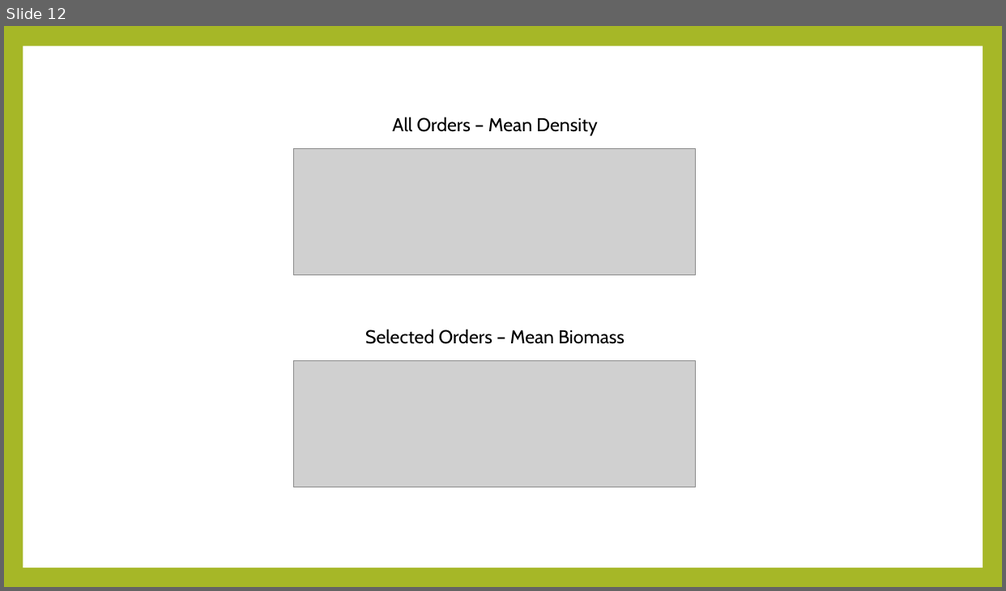
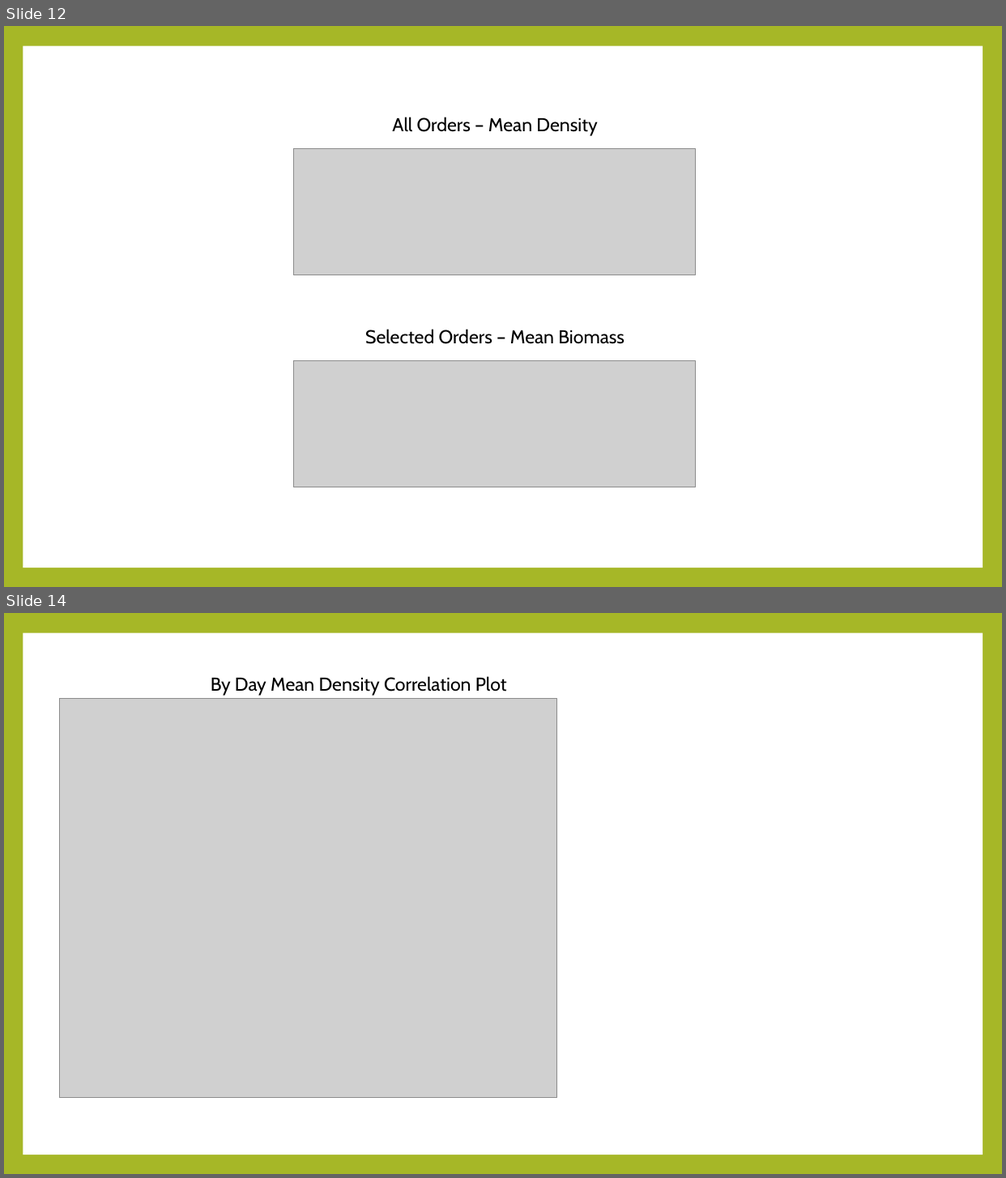
Before and after one commit to hurlbertlab/caterpillars-count-analysis, a slide deck: Caterpillars-Count.pptx. Shown one above the other, each under a label of ours: slide 12 before the commit, slides 12 and 14 after it; the slides between them are not shown. The pictures are 1006x591 and 1006x1178 pixels, drawn with LibreOffice and Linux fonts; fonts in the diff are those of the drawing; grey boxes stand for pictures. Boxes give left, top, right and bottom in pixels: in the first picture for what was removed or moved away, otherwise in the second. Text is boxed around its words. In the diff, an @@ line names an element or a change of style, - is before the commit and + after.

```diff
--- a/Caterpillars-Count.pptx
+++ b/Caterpillars-Count.pptx
@@ slide 14 added at [4,613,1002,1174], background #A6B727; not listed: 1 template element that a slide beside it also shows @@
@@ text added at [211,676,507,696], 18 pt, text #000000 @@
+By Day Mean Density Correlation Plot
@@ picture added at [59,699,556,1098] @@
```
Also in this commit, not shown: 5 slides changed, 4 other slides added, 2 slides removed.
